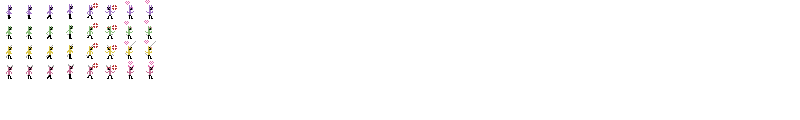
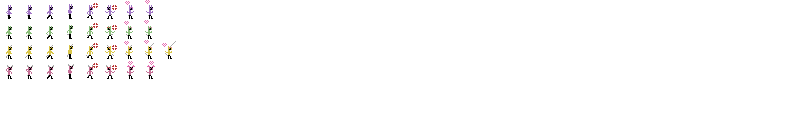
Revision of a layered 800x120 image; what changed, layer by layer:
painted on "effect" over [162,43,167,47]
painted on "bodyover" over [25,41,176,67]
painted on "Layer 6" over [162,41,176,59]
painted on "Layer 7" over [6,11,172,74]
painted on "obdy" over [50,16,172,79]
